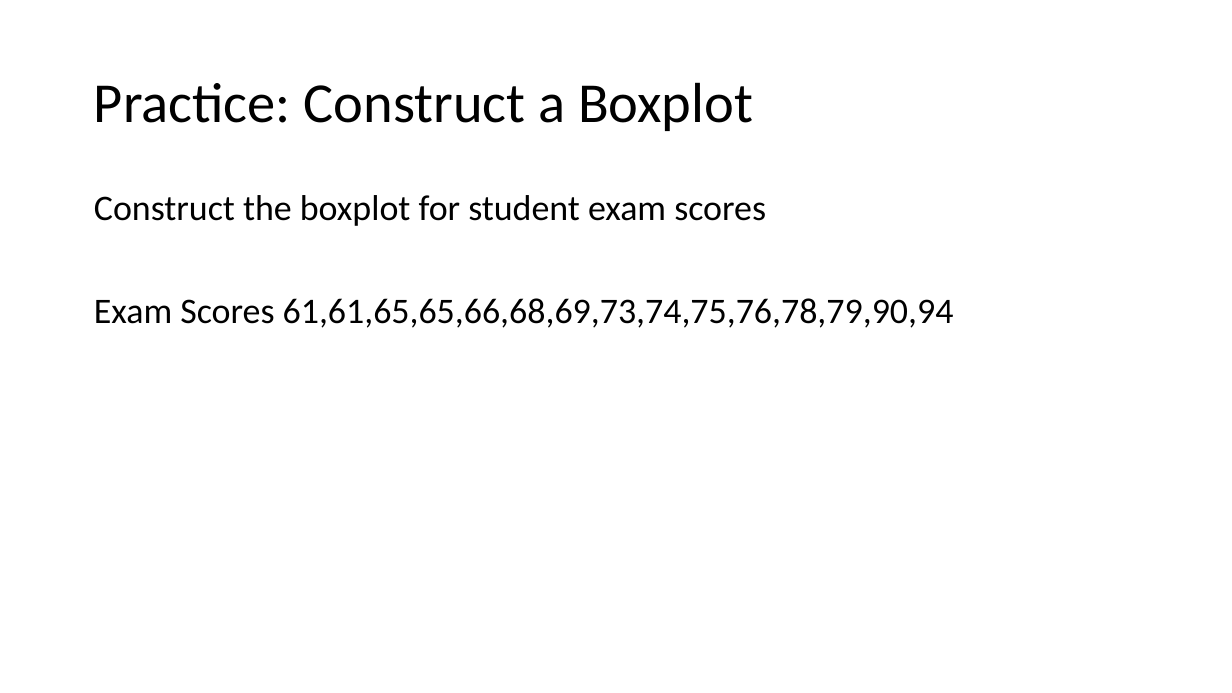
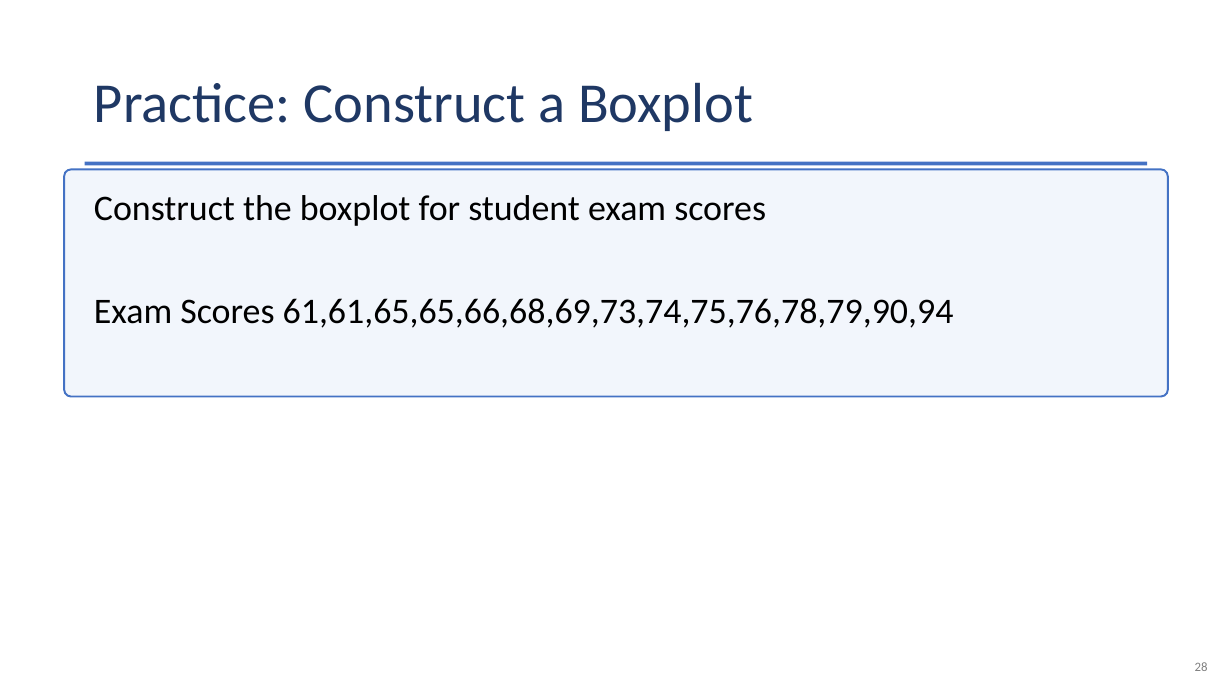
Before and after one commit to Jarred6068/Kvamme_UI_STAT251, a slide deck: slide 28 of docs/lecture_slides/Week 2/Week2_Lecture5_slides_1_19_2024.pptx. Drawn at 1232x693 pixels with LibreOffice and Linux fonts; fonts in the diff are those of the drawing. Boxes give left, top, right and bottom in pixels: in the first picture for what was removed or moved away, otherwise in the second. Text is boxed around its words. In the diff, an @@ line names an element or a change of style, - is before the commit and + after.

```diff
--- a/docs/lecture_slides/Week 2/Week2_Lecture5_slides_1_19_2024.pptx
+++ b/docs/lecture_slides/Week 2/Week2_Lecture5_slides_1_19_2024.pptx
@@ title "Practice: Construct a Boxplot" at (x1=94, y1=82, x2=753, y2=131): text colour #000000 to #1F3864 @@
@@ rounded rectangle added at (x1=64, y1=169, x2=1167, y2=396), fill #F2F6FC, outline #4472C4 1.5 pt @@
@@ rectangle added at (x1=85, y1=162, x2=1148, y2=165), fill #4472C4 @@
@@ text added at (x1=1195, y1=662, x2=1208, y2=671), 10 pt, text #808080 @@
+28
```
Also in this commit, not shown: 31 other slides changed, 3 slides added, 3 slides removed, 1 other file.
